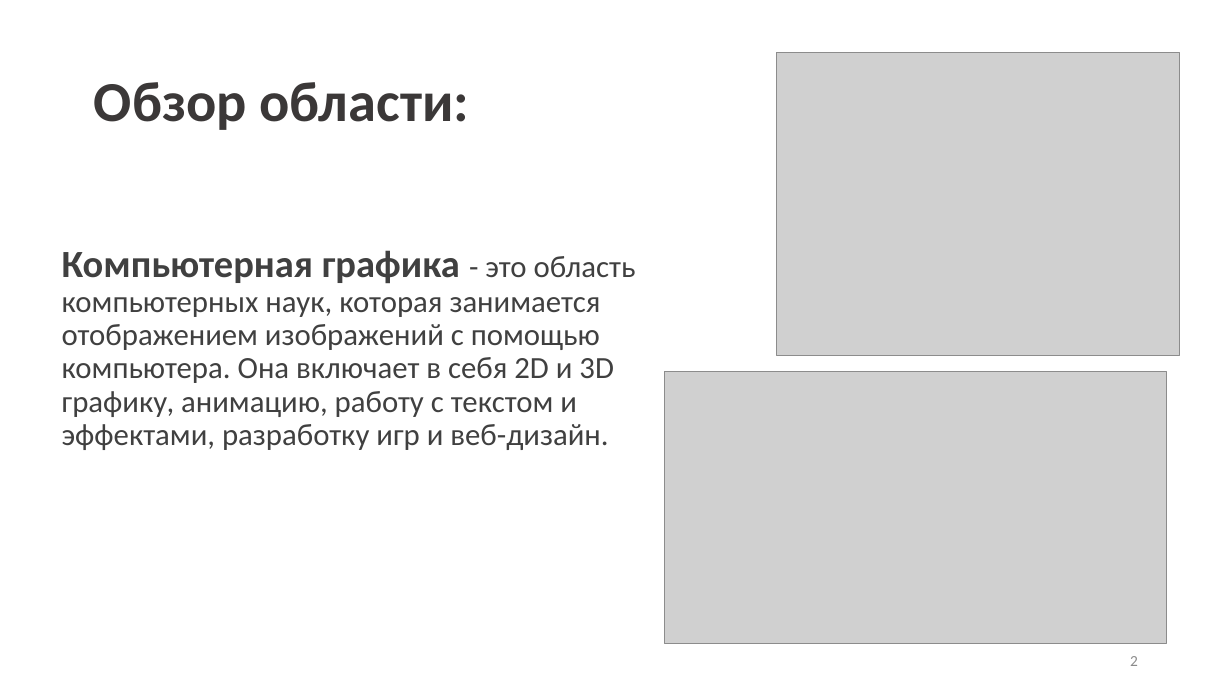
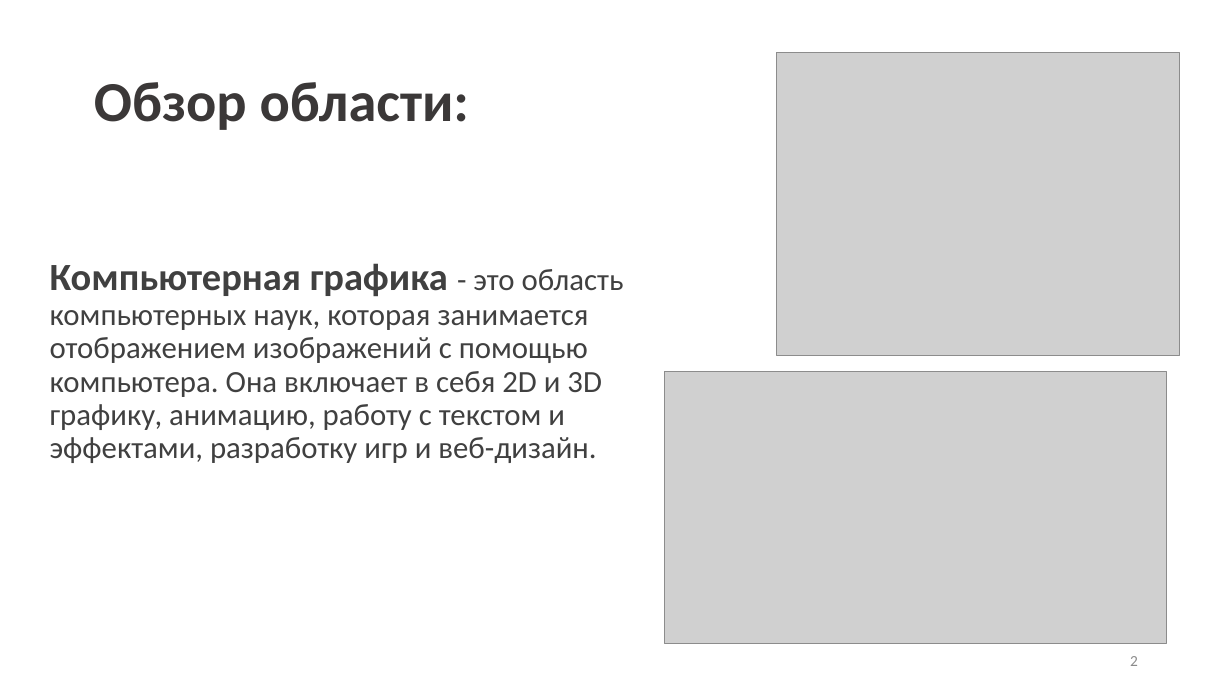
Before and after one commit to DmitriyVlasovDV1/CppRMRT, a slide deck: slide 2 of doc/presentation.pptx. Drawn at 1232x693 pixels with LibreOffice and Linux fonts; fonts in the diff are those of the drawing; grey boxes stand for pictures. Boxes give left, top, right and bottom in pixels: in the first picture for what was removed or moved away, otherwise in the second. Text is boxed around its words. In the diff, an @@ line names an element or a change of style, - is before the commit and + after.

```diff
--- a/doc/presentation.pptx
+++ b/doc/presentation.pptx
@@ text "Компьютерная графика - это область ...": place and size @@
-text "Компьютерная графика - это область ..." at (62, 250, 636, 450)
+text "Компьютерная графика - это область ..." at (50, 263, 624, 463)
```
Also in this commit, not shown: 1 other slide changed, 8 other files.
